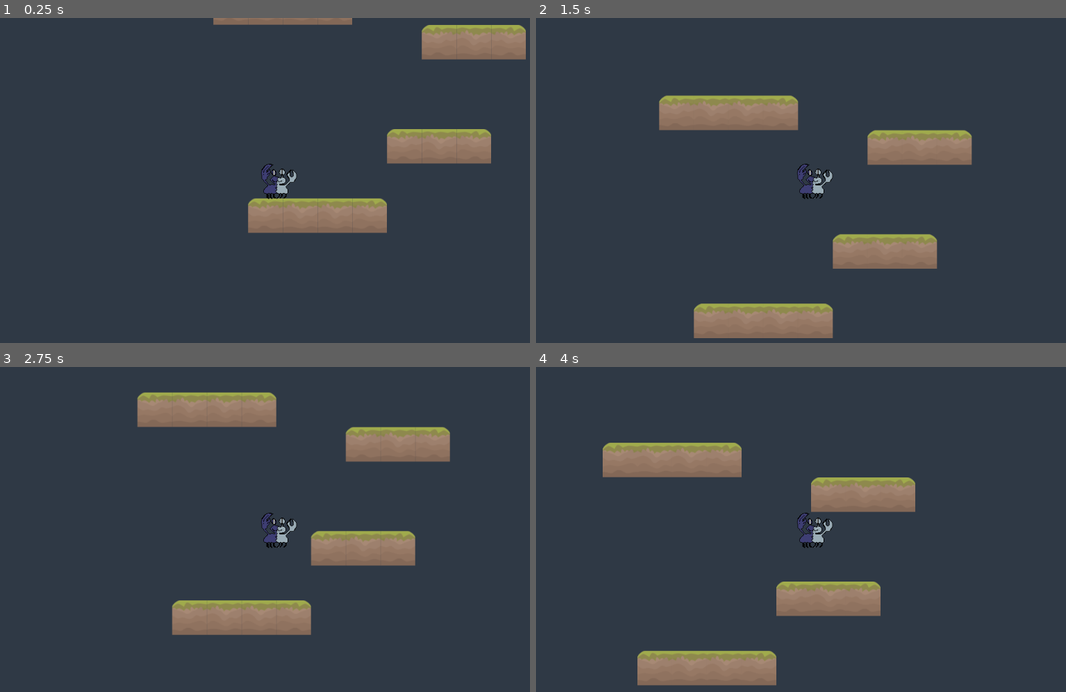
Above: before the commit, frames 1-4 (two rows, left to right).
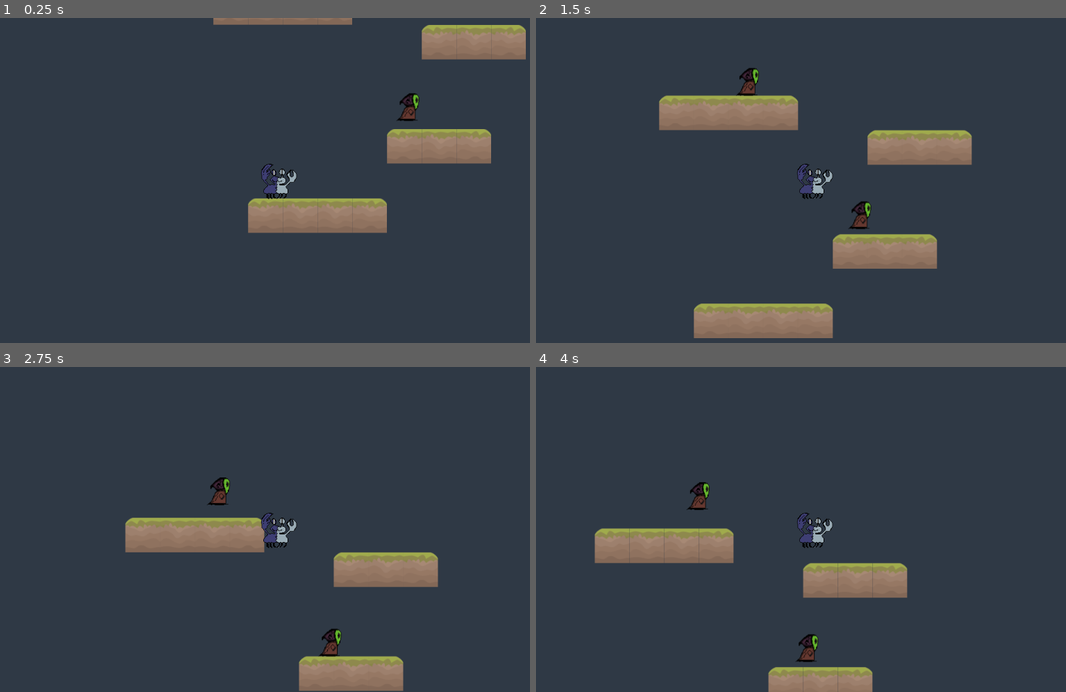
Above: after the commit, the same moments.

Repository: Alhrath/babelito
Game: Godot game, scene res://src/level/0.tscn
Two runs of this game, one before a commit and one after it. Both use one fixed random seed, a clock stepped at 60 frames per second and the inputs below.
Inputs:
- Up to frame 1 (0.25 s): no input
- Up to frame 2 (1.5 s): hold Up (ui_up) 0.53-1.28 s; hold Right (ui_right) from 0.53 s (still down); tap Up (ui_up) at 1.35 s
- Up to frame 3 (2.75 s): tap Up (ui_up) at 1.52, 1.82 s; release Right (ui_right) at 2.03 s; hold Left (ui_left) from 2.03 s (still down); hold Up (ui_up) from 2.03 s (still down)
- Up to frame 4 (4 s): release Left (ui_left) at 2.78 s; release Up (ui_up) at 2.78 s; hold Right (ui_right) from 2.78 s (still down); tap Up (ui_up) at 2.85, 3.02, 3.32 s; hold Up (ui_up) from 3.53 s (still down)

The runs differ from the first frame. In frame 1, 0.2% of the frame differs, in the area x 74-80%, y 23-32%; in frame 2, 0.5%; in frame 3, 17%, in the area x 23-85%, y 7-100%; in frame 4, 15%.

Commit message:
Bring death

Diff:
--- a/Babelito/src/engine/singleton/globals.gd
+++ b/Babelito/src/engine/singleton/globals.gd
@@ -8,3 +8,5 @@
 var JUMP_FORCE = 640
 var ACCELERATION = 175
 var DECELERATION = 0.1
+
+var AI_WAIT_TIME = 1.0
--- /dev/null
+++ b/Babelito/src/entity/enemy/death/death.gd
@@ -0,0 +1,18 @@
+extends "../enemy.gd"
+
+
+func _init():
+	jump_force = 150
+	acceleration = 25
+	ai_wait_time = 0.1
+
+func ai_loop():
+	var ai_decision = randi()%3+1
+
+	match ai_decision:
+		1:
+			move_left()
+		2:
+			move_right()
+		3:
+			jump()
--- /dev/null
+++ b/Babelito/src/entity/enemy/death/death.tscn
@@ -0,0 +1,17 @@
+[gd_scene load_steps=4 format=2]
+
+[ext_resource path="res://src/entity/enemy/death/death.png" type="Texture" id=1]
+[ext_resource path="res://src/entity/enemy/death/death.gd" type="Script" id=2]
+
+[sub_resource type="RectangleShape2D" id=1]
+extents = Vector2( 12.2492, 19.8393 )
+
+[node name="Death" type="KinematicBody2D"]
+script = ExtResource( 2 )
+
+[node name="Sprite" type="Sprite" parent="."]
+texture = ExtResource( 1 )
+
+[node name="CollisionShape2D" type="CollisionShape2D" parent="."]
+position = Vector2( -1.87289, 8.98985 )
+shape = SubResource( 1 )
--- a/Babelito/src/entity/enemy/enemy.gd
+++ b/Babelito/src/entity/enemy/enemy.gd
@@ -1 +1,15 @@
 extends "../entity.gd"
+
+var ai_timer = null
+var ai_wait_time = globals.AI_WAIT_TIME
+
+func _ready():
+	ai_timer = Timer.new()
+	add_child(ai_timer)
+	ai_timer.connect("timeout", self, "ai_loop")
+	ai_timer.set_wait_time(ai_wait_time) # Maybe should
+	ai_timer.set_one_shot(false)
+	ai_timer.start()
+
+func ai_loop(): # Here to prevent bad function call. Should be replaced in specific enemy script, otherwise do nothing
+	return false
--- a/Babelito/src/entity/entity.gd
+++ b/Babelito/src/entity/entity.gd
@@ -17,7 +17,7 @@
 		motion.y = maxfallspeed
 	motion = move_and_slide(motion,globals.UP)
 
-func do_jump():
+func jump():
 	motion.y = -jump_force
 
 func move_left():
--- a/Babelito/src/entity/player/player.gd
+++ b/Babelito/src/entity/player/player.gd
@@ -2,7 +2,7 @@
 
 func _input(event):
 	if is_on_floor () and event.is_action_pressed("ui_up"):
-		do_jump()
+		jump()
 
 func _physics_process(delta):
 	if  Input.is_action_pressed("ui_left"):
--- a/Babelito/src/level/0.tscn
+++ b/Babelito/src/level/0.tscn
@@ -1,7 +1,8 @@
-[gd_scene load_steps=3 format=2]
+[gd_scene load_steps=4 format=2]
 
 [ext_resource path="res://src/entity/player/player.tscn" type="PackedScene" id=1]
 [ext_resource path="res://src/tile/cute/cute.tres" type="TileSet" id=2]
+[ext_resource path="res://src/entity/enemy/death/death.tscn" type="PackedScene" id=3]
 
 [node name="Level 0" type="Node2D"]
 
@@ -14,3 +15,9 @@
 tile_set = ExtResource( 2 )
 format = 1
 tile_data = PoolIntArray( -262145, 2, 0, -327680, 3, 0, -327679, 3, 0, -327678, 4, 0, -262139, 2, 0, -262138, 3, 0, -262137, 4, 0, -65532, 2, 0, -65531, 3, 0, -65530, 4, 0, 65536, 2, 0, 65537, 3, 0, 65538, 3, 0, 65539, 4, 0 )
+
+[node name="Death" parent="." instance=ExtResource( 3 )]
+position = Vector2( 293.561, -137.331 )
+
+[node name="Death2" parent="." instance=ExtResource( 3 )]
+position = Vector2( 84.4147, -359.077 )
Binary file added: Babelito/src/entity/enemy/death/death.png
Not shown, added: Babelito/src/entity/enemy/death/death.png.import
